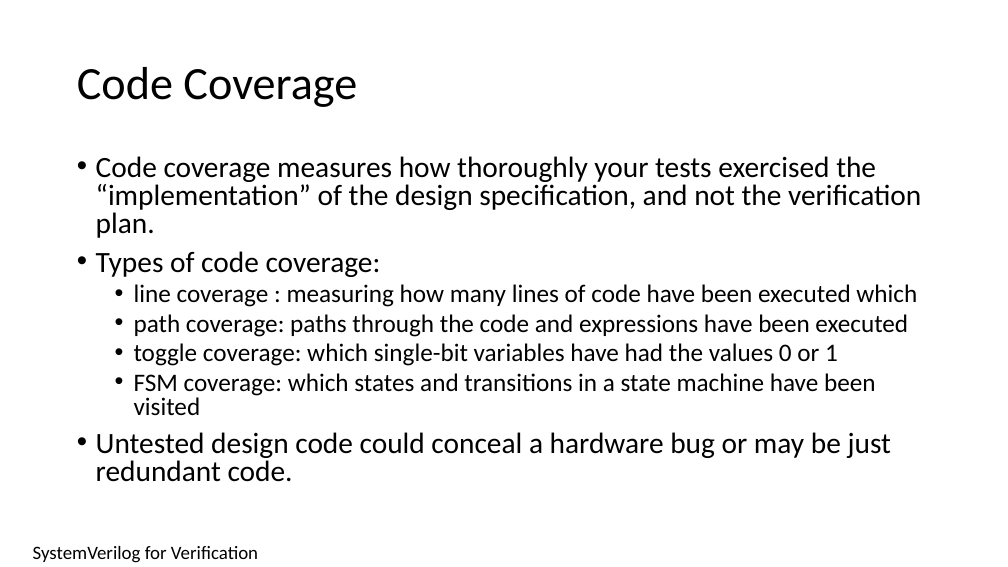
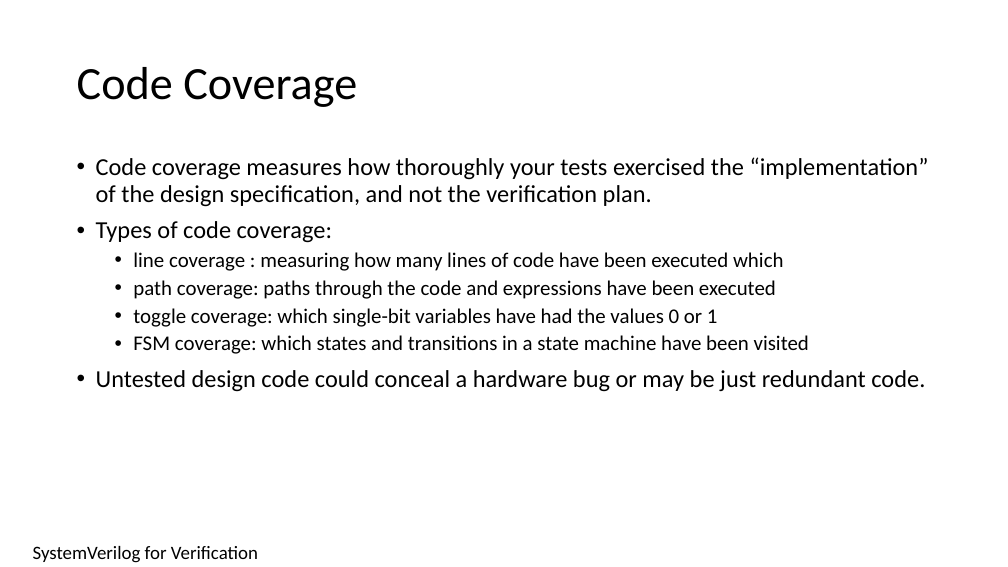
Before and after one commit to isomoye/EEGR471, a slide deck: slide 13 of sections/Segment_7.pptm (slide 32 before the commit). Drawn at 1008x567 pixels with LibreOffice and Linux fonts; fonts in the diff are those of the drawing. Boxes give left, top, right and bottom in pixels: in the first picture for what was removed or moved away, otherwise in the second. Text is boxed around its words. In the diff, an @@ line names an element or a change of style, - is before the commit and + after.

```diff
--- a/sections/Segment_7.pptm
+++ b/sections/Segment_7.pptm
@@ text "Code coverage measures how thoroughly ..." at <box>96,157,929,392</box>: size 28 to 23.2 pt in "Code coverage measures how thoroughly your tests ...", "Types of code coverage:", "Untested design code could conceal a hardware ..."; size 24 to 19.9 pt in "line coverage : measuring how many lines ...", "path coverage: paths through the code and ...", "toggle coverage: which single-bit variables have had ...", "FSM coverage: which states and transitions in ..."; line spacing 0.8 to 0.9 @@
```
Also in this commit, not shown: 1 other slide changed, 1 slide added, 52 slides removed, 6 other files.
